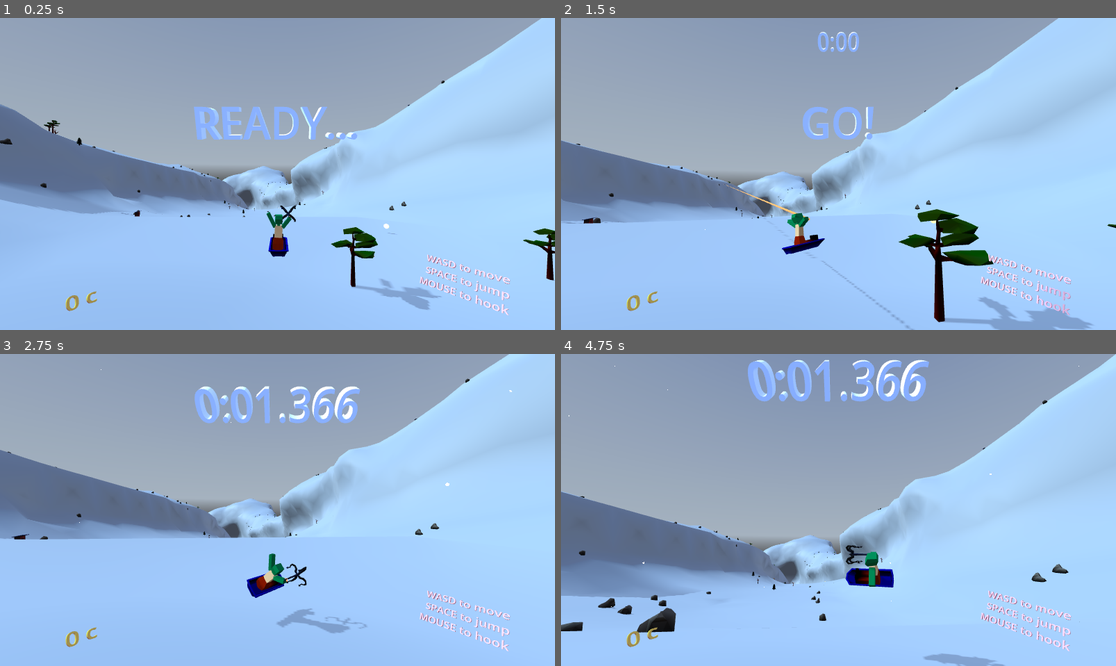
Above: before the commit, frames 1-4 (two rows, left to right).
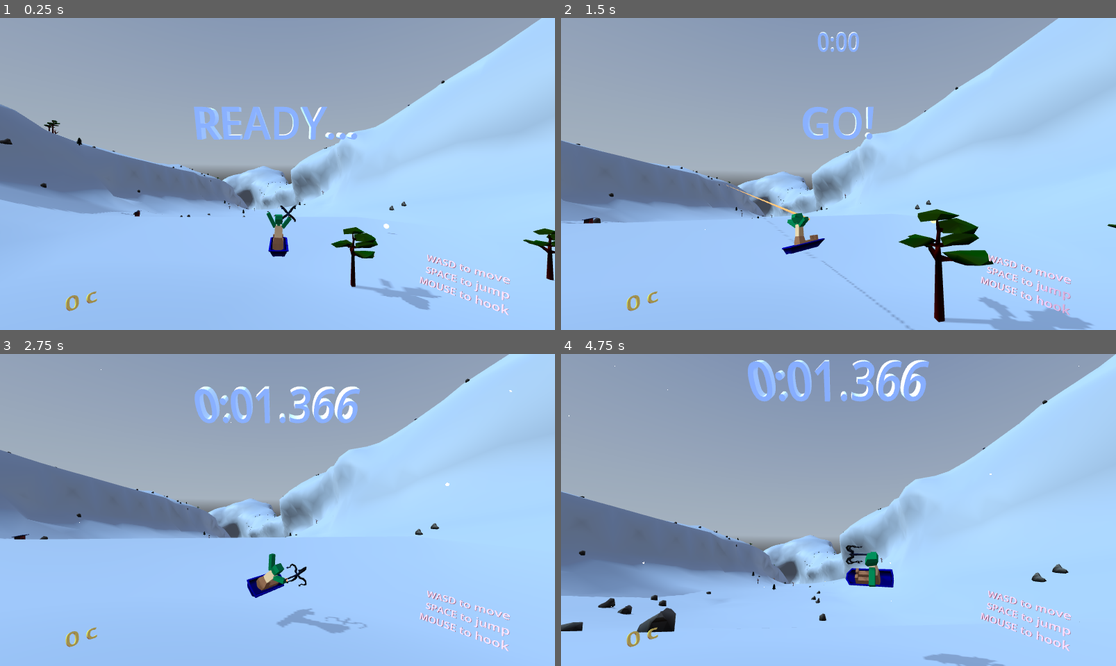
Above: after the commit, the same moments.

Repository: tokkoro/ggj24-sled
Game: Godot game, scene res://tomi_testaa/level_loader_scene.tscn
Same seed, same stepped clock (60 frames per second), same inputs: the game is played once before the commit and once after it. A sky picture missing from this copy of the repository is replaced by a grey-blue gradient.
Inputs (mouse positions are in pixels of both pictures, inside the frame that each line leads up to):
- Up to frame 1 (0.25 s): no input
- Up to frame 2 (1.5 s): tap Enter at 0.5 s; move the mouse to (960, 158) at 0.52 s; hold Right (turn_right) 0.53-1.28 s; tap Down (break) at 0.6 s; click (960, 158) at 0.67 s; tap Space (jump) at 0.77 s; move the mouse to (727, 189) at 1.27 s; hold Left (turn_left) from 1.28 s (still down); tap Shift at 1.35 s; click (727, 189) at 1.42 s
- Up to frame 3 (2.75 s): tap Space (jump) at 1.52 s; move the mouse to (333, 441) at 2.02 s; release Left (turn_left) at 2.03 s; hold Right (turn_right) from 2.03 s (still down); tap G at 2.1 s; click (333, 441) at 2.17 s
- Up to frame 4 (4.75 s): move the mouse to (810, 572) at 2.77 s; release Right (turn_right) at 2.78 s; hold Up (accelerate) 2.78-3.53 s; tap Ctrl at 2.85 s; click (810, 572) at 2.92 s; tap Space (jump) at 3.02, 3.77, 4.52 s; move the mouse to (1005, 556) at 3.52 s; hold Left (turn_left) from 3.53 s (still down); tap 1 at 3.6 s; click (1005, 556) at 3.67 s; move the mouse to (672, 463) at 4.27 s; tap 2 at 4.35 s; click (672, 463) at 4.42 s

The runs differ from the first frame. In frame 1, less than 0.1% of the frame differs, in the area x 7-52%, y 34-75%; in frame 2, less than 0.1%; in frame 3, 0.1%; in frame 4, 0.2%, in the area x 10-60%, y 68-88%.

Commit message:
Fix touchscreen turn input.

Diff:
--- a/godot_project/sled/sled.gd
+++ b/godot_project/sled/sled.gd
@@ -33,7 +33,7 @@
 var turbo = false
 
 var touch_screen_jump_input := false
-var prev_mouse_pos : Vector2
+var prev_mouse_pos
 
 func _input(event):
 	if event is InputEventScreenTouch:
@@ -92,17 +92,18 @@
 			touch_screen_jump_input = false
 		speed_input = Input.get_axis("break", "accelerate") * acceleration
 
+	if Input.get_mouse_button_mask() == 0:
+		prev_mouse_pos = null
 	if not prev_mouse_pos:
 		prev_mouse_pos = get_viewport().get_mouse_position()
 	else:
 		var new_mouse_pos := get_viewport().get_mouse_position()
-		var mouse_delta := new_mouse_pos - prev_mouse_pos
+		var mouse_delta : Vector2 = new_mouse_pos - prev_mouse_pos
 		prev_mouse_pos = new_mouse_pos
 		const aim_velocity := Vector2(30, -10)
 		var relative_delta := mouse_delta / Vector2(get_viewport().size) * aim_velocity
-		if Input.get_mouse_button_mask() != 0:
-			const touch_turn_multiplier := 10
-			turn_input -= relative_delta.x * touch_turn_multiplier * (60 * delta)
+		const touch_turn_multiplier := 10
+		turn_input -= relative_delta.x * touch_turn_multiplier * (60 * delta)
 
 	var t = -turn_input / body_tilt
 	sled_mesh.rotation.z = lerp(sled_mesh.rotation.z, -t * 40, 5.0 * delta)
